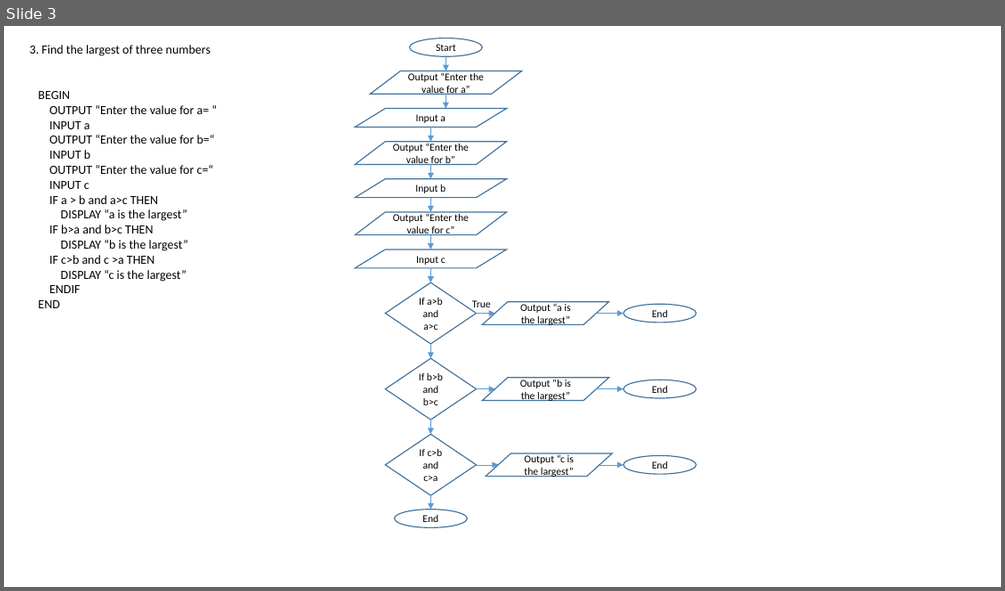
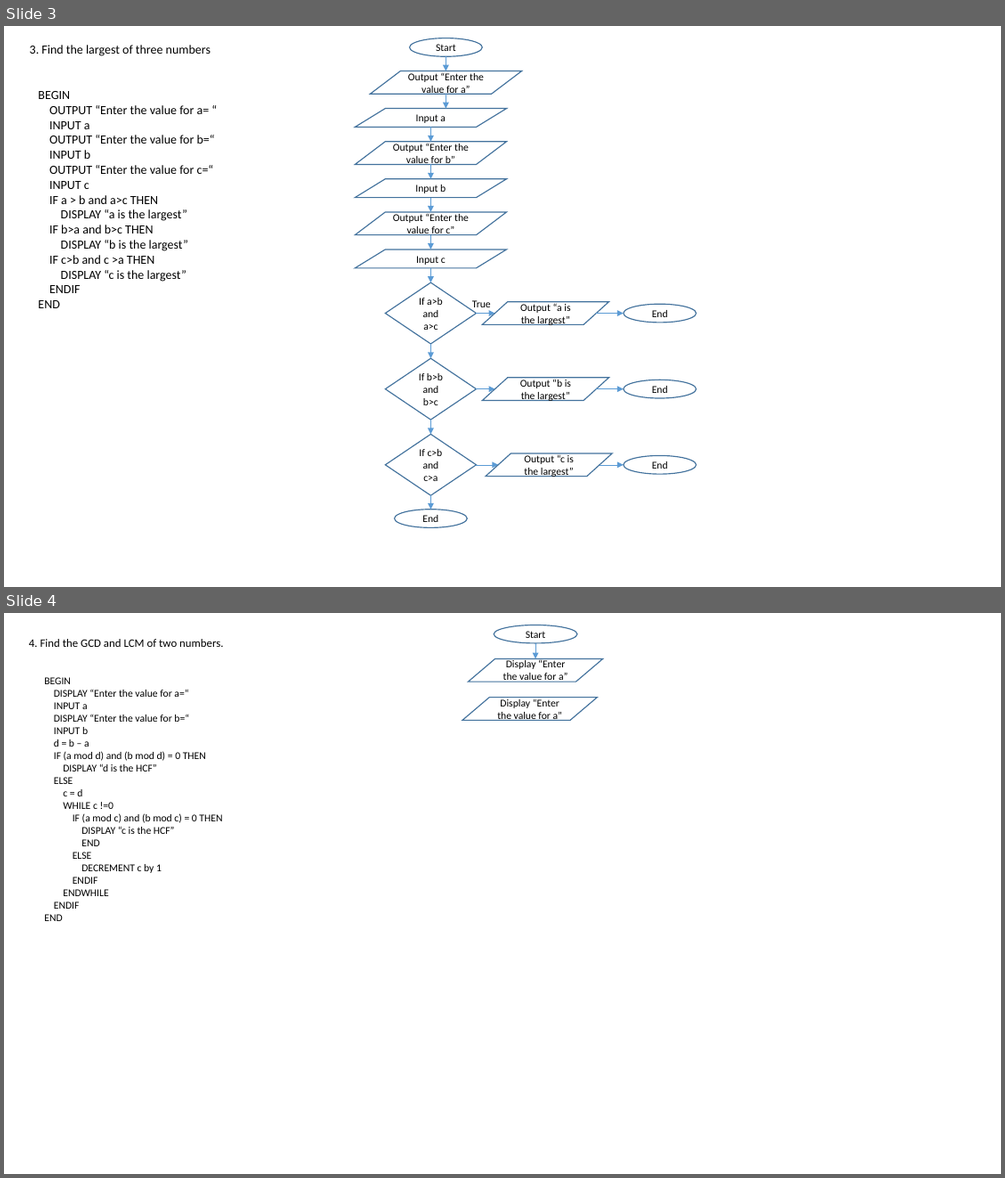
Before and after one commit to georgeuwagbale/georgeCSC102, a slide deck: George_UwagbaleAA1.pptx. Shown one above the other, each under a label of ours: slide 3 before the commit, slides 3 and 4 after it. The pictures are 1005x591 and 1005x1178 pixels, drawn with LibreOffice and Linux fonts; fonts in the diff are those of the drawing. Boxes give left, top, right and bottom in pixels: in the first picture for what was removed or moved away, otherwise in the second. Text is boxed around its words. In the diff, an @@ line names an element or a change of style, - is before the commit and + after.

Commit message:
Update no_3 for AA1

```diff
--- a/George_UwagbaleAA1.pptx
+++ b/George_UwagbaleAA1.pptx
@@ slide 4 added at (4, 613, 1001, 1174), background #FFFFFF @@
@@ text added at (29, 639, 223, 647), 11 pt, text #000000 @@
+4. Find the GCD and LCM of two numbers.
@@ ellipse added at (494, 625, 577, 643), fill #FFFFFF, outline #43739E 1 pt, 10 pt, text #000000 @@
+Start
@@ flow chart input output added at (469, 658, 603, 682), fill #FFFFFF, outline #43739E 1 pt, 10 pt, text #000000 @@
+Display “Enter the value for a”
@@ arrow added from (535, 643) to (535, 658), #5B9BD5 0.5 pt @@
@@ text added at (44, 677, 222, 921), 10 pt, text #000000 @@
+BEGIN
+DISPLAY “Enter the value for a=“
+INPUT a
+DISPLAY “Enter the value for b=“
+INPUT b
+d = b – a
+IF (a mod d) and (b mod d) = 0 THEN
+DISPLAY “d is the HCF”
+ELSE
+c = d
+WHILE c !=0
+IF (a mod c) and (b mod c) = 0 THEN
+DISPLAY “c is the HCF”
+END
+ELSE
+DECREMENT c by 1
+ENDIF
+ENDWHILE
+ENDIF
+END
@@ flow chart input output added at (462, 698, 597, 721), fill #FFFFFF, outline #43739E 1 pt, 10 pt, text #000000 @@
+Display “Enter the value for a”
```
